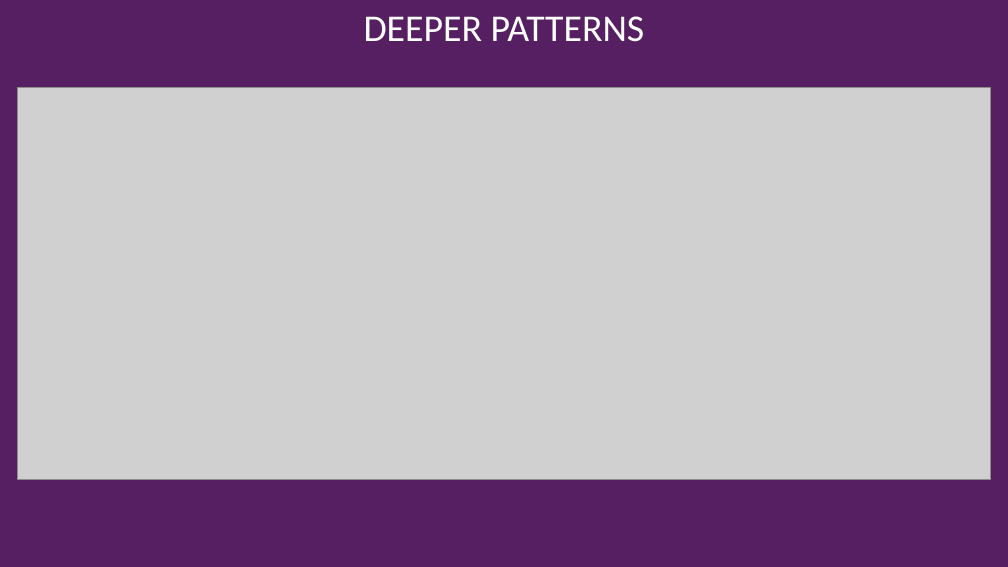
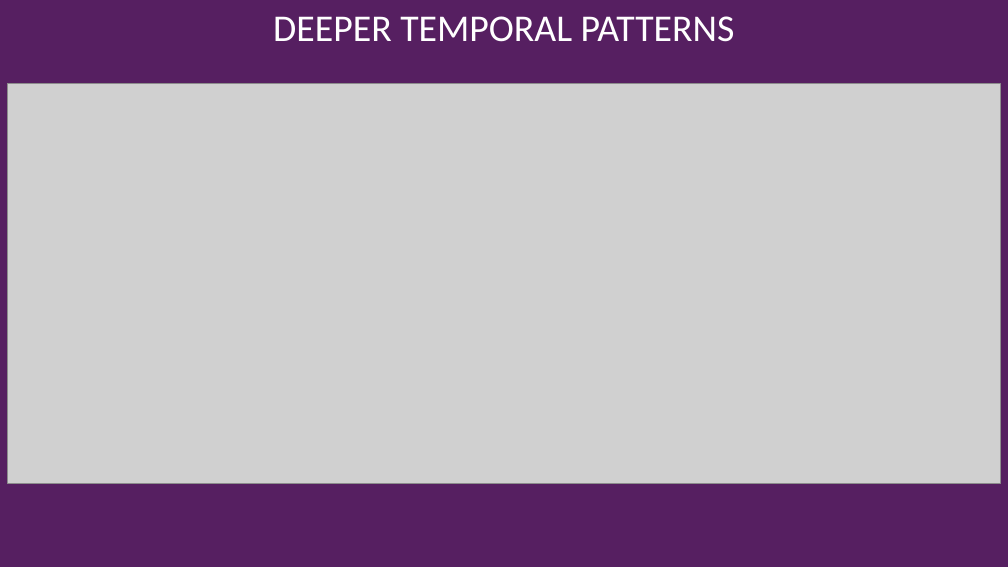
Before and after one commit to NoorullahMuhammadKhan/Noorullah-Khan-Github-Repository, a slide deck: slide 11 of Scyne Advisory Interview/Scyne Advisory Presentation.pptx. Drawn at 1008x567 pixels with LibreOffice and Linux fonts; fonts in the diff are those of the drawing; grey boxes stand for pictures; background and template pictures are left out. Boxes give left, top, right and bottom in pixels: in the first picture for what was removed or moved away, otherwise in the second. Text is boxed around its words. In the diff, an @@ line names an element or a change of style, - is before the commit and + after.

```diff
--- a/Scyne Advisory Interview/Scyne Advisory Presentation.pptx
+++ b/Scyne Advisory Interview/Scyne Advisory Presentation.pptx
@@ title at (273, 16, 735, 42): text changed @@
-DEEPER PATTERNS
+DEEPER TEMPORAL PATTERNS
@@ picture: place and size @@
-picture at (18, 88, 991, 479)
+picture at (8, 84, 1000, 484)
```
Also in this commit, not shown: 6 other slides changed, 2 slides added, 1 other file.
